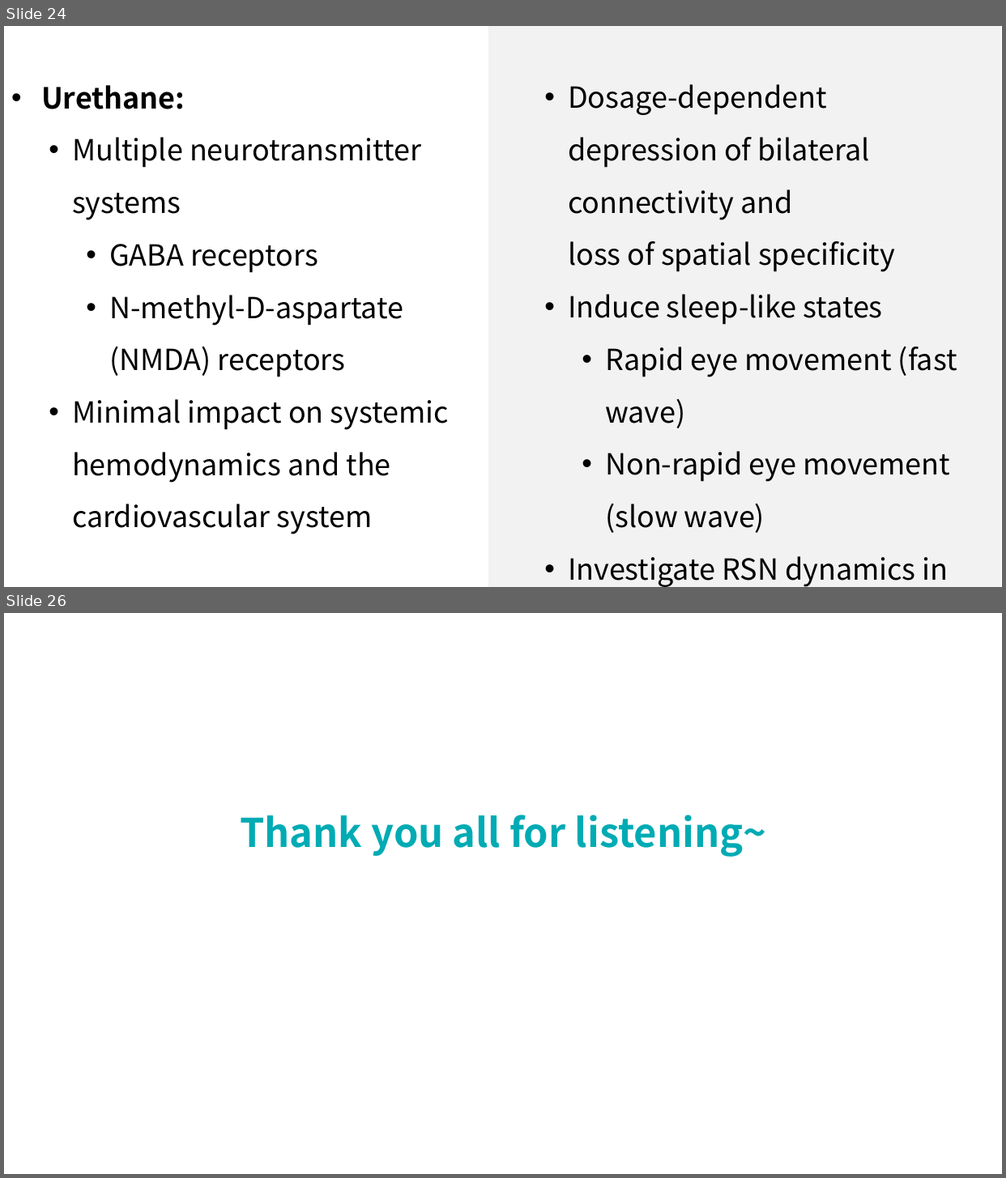
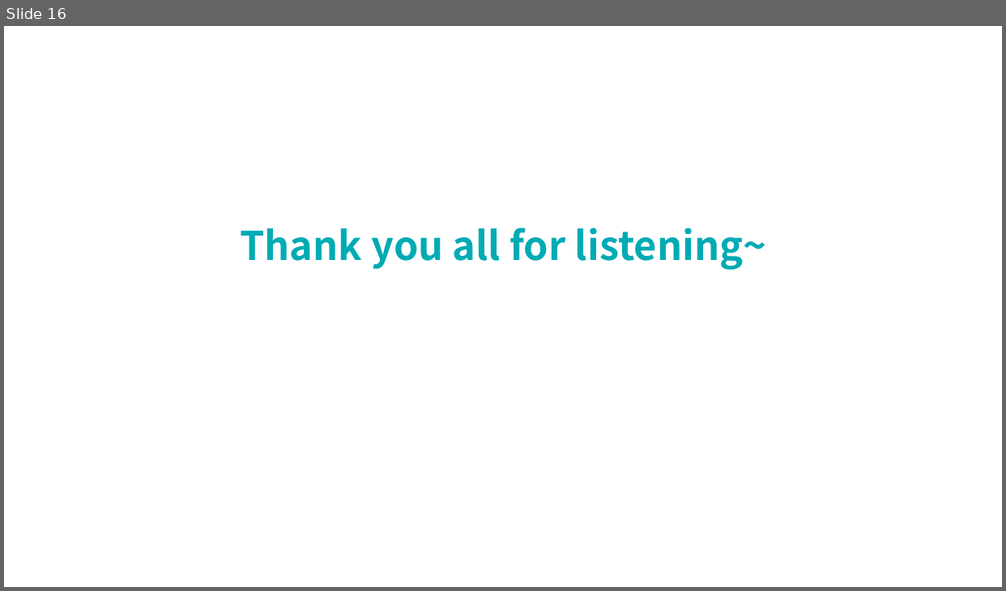
Before and after one commit to lsyoath/sheepy, a slide deck: Event/Lateralization.pptx. Shown one above the other, each under a label of ours: slides 24 and 26 before the commit, slide 16 after it; the slides between them are not shown. The pictures are 1006x1178 and 1006x591 pixels, drawn with LibreOffice and Linux fonts; fonts in the diff are those of the drawing. Boxes give left, top, right and bottom in pixels: in the first picture for what was removed or moved away, otherwise in the second. Text is boxed around its words. In the diff, an @@ line names an element or a change of style, - is before the commit and + after.

```diff
--- a/Event/Lateralization.pptx
+++ b/Event/Lateralization.pptx
@@ slide 24 removed at [4,26,1002,587], background #FFFFFF @@
@@ rectangle removed at [488,26,1001,587] @@
@@ text removed at [41,85,449,483] @@
-• Urethane:
-  • Multiple neurotransmitter systems
-    • GABA receptors
-    • N-methyl-D-aspartate (NMDA) receptors
-  • Minimal impact on systemic hemodynamics and the
-    cardiovascular system
@@ text removed at [568,84,957,587] @@
-  • Dosage-dependent depression of bilateral connectivity and
-    loss of spatial specificity
-  • Induce sleep-like states
-    • Rapid eye movement (fast wave)
-    • Non-rapid eye movement (slow wave)
-  • Investigate RSN dynamics in sleep
@@ what was slide 26 is now slide 16 @@
```
Also in this commit, not shown: 2 slides changed, 8 slides added, 18 other slides removed, 1 other file.
